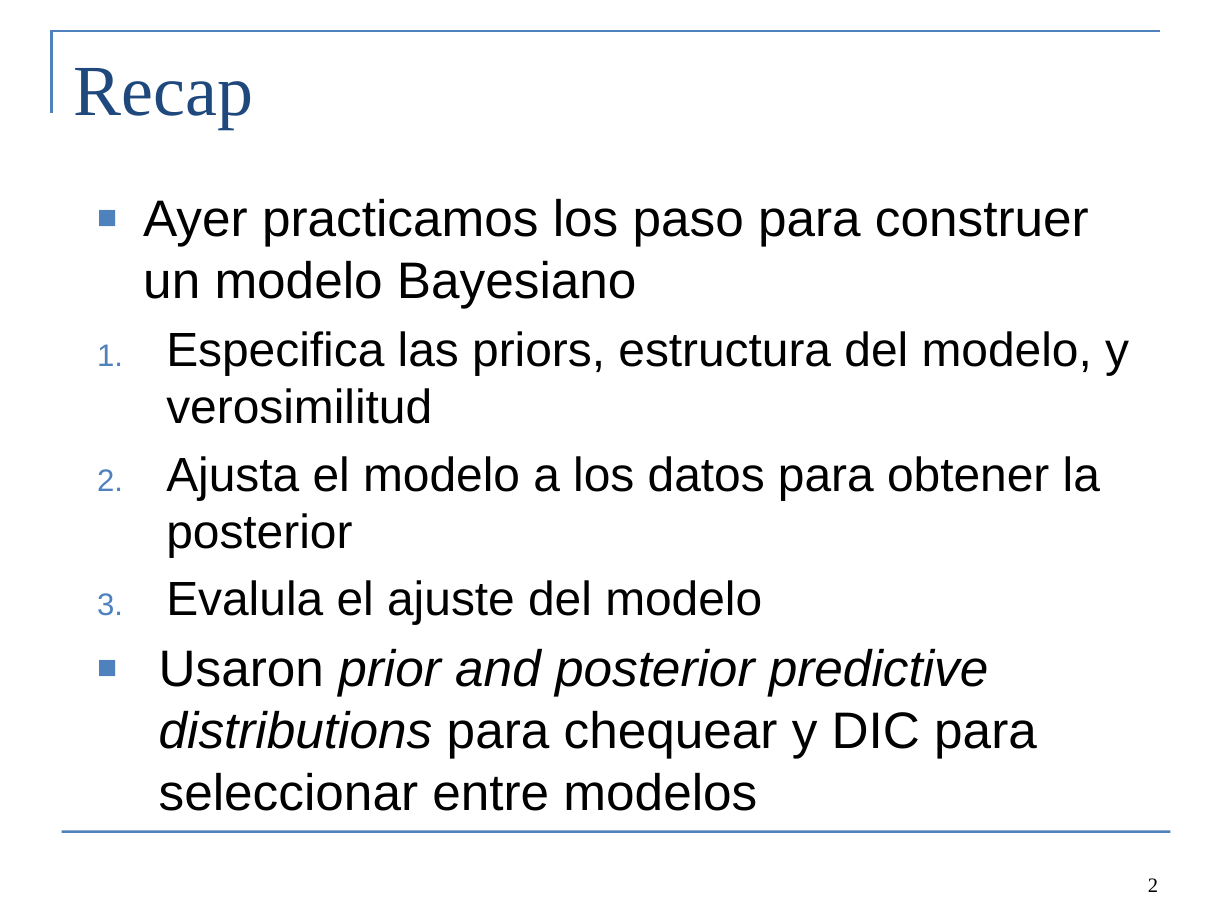
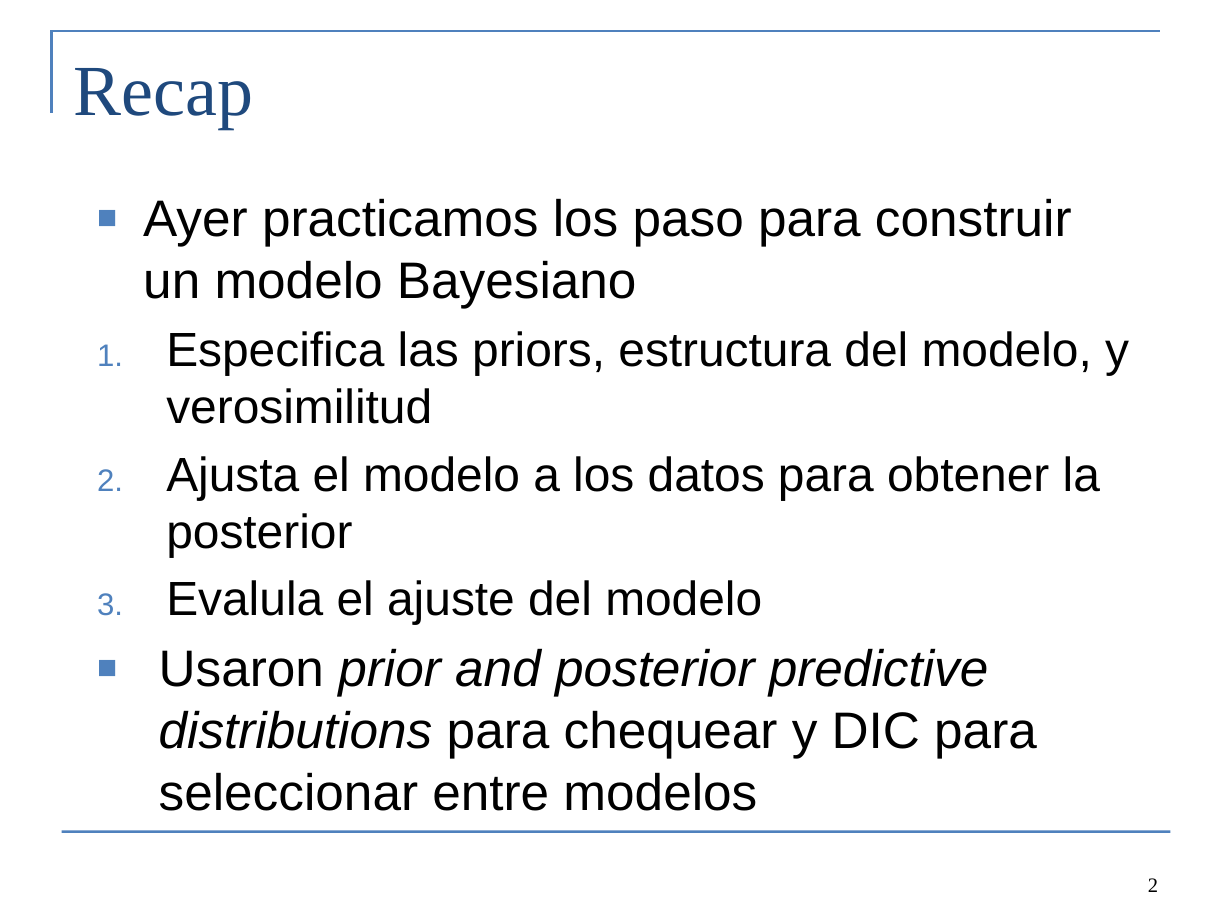
Before and after one commit to colemonnahan/bayes_workshop, a slide deck: slide 2 of dia4/lecture4_hierarchical.pptx. Drawn at 1232x924 pixels with LibreOffice and Linux fonts; fonts in the diff are those of the drawing. Boxes give left, top, right and bottom in pixels: in the first picture for what was removed or moved away, otherwise in the second. Text is boxed around its words. In the diff, an @@ line names an element or a change of style, - is before the commit and + after.

```diff
--- a/dia4/lecture4_hierarchical.pptx
+++ b/dia4/lecture4_hierarchical.pptx
@@ text at <box>143,198,1072,308</box>: text changed @@
-■ Ayer practicamos los paso para construer un modelo Bayesiano
+■ Ayer practicamos los paso para construir un modelo Bayesiano
```
Also in this commit, not shown: 3 other slides changed, 3 other files.
